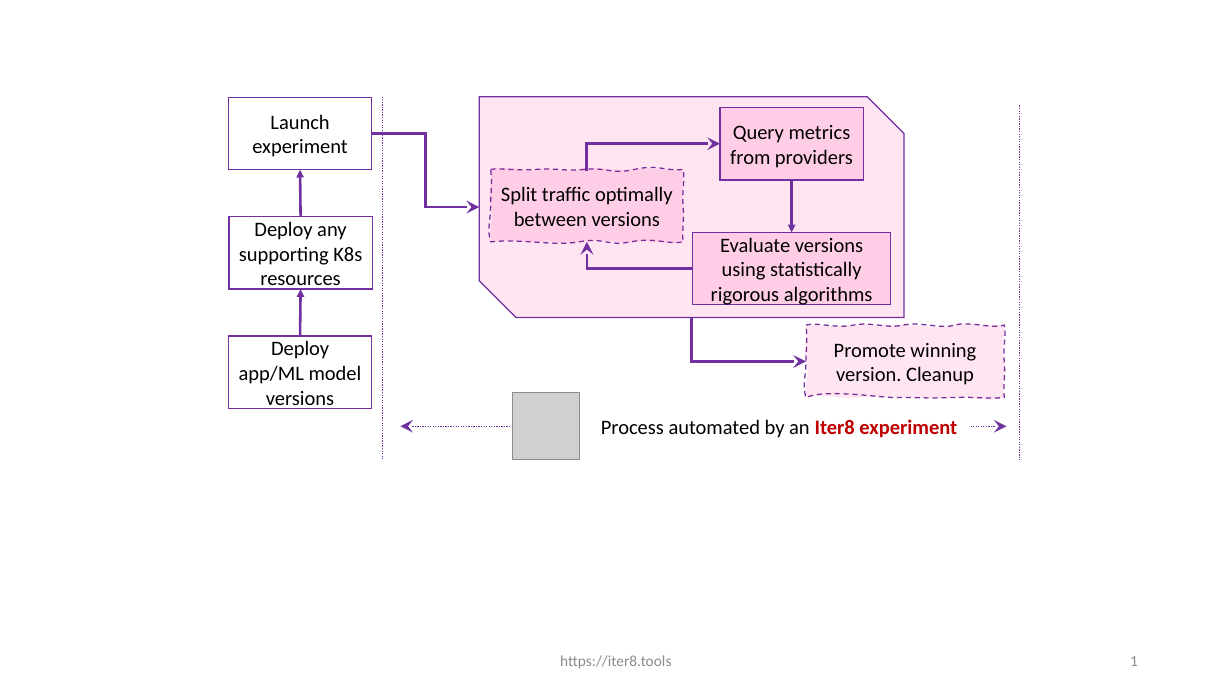
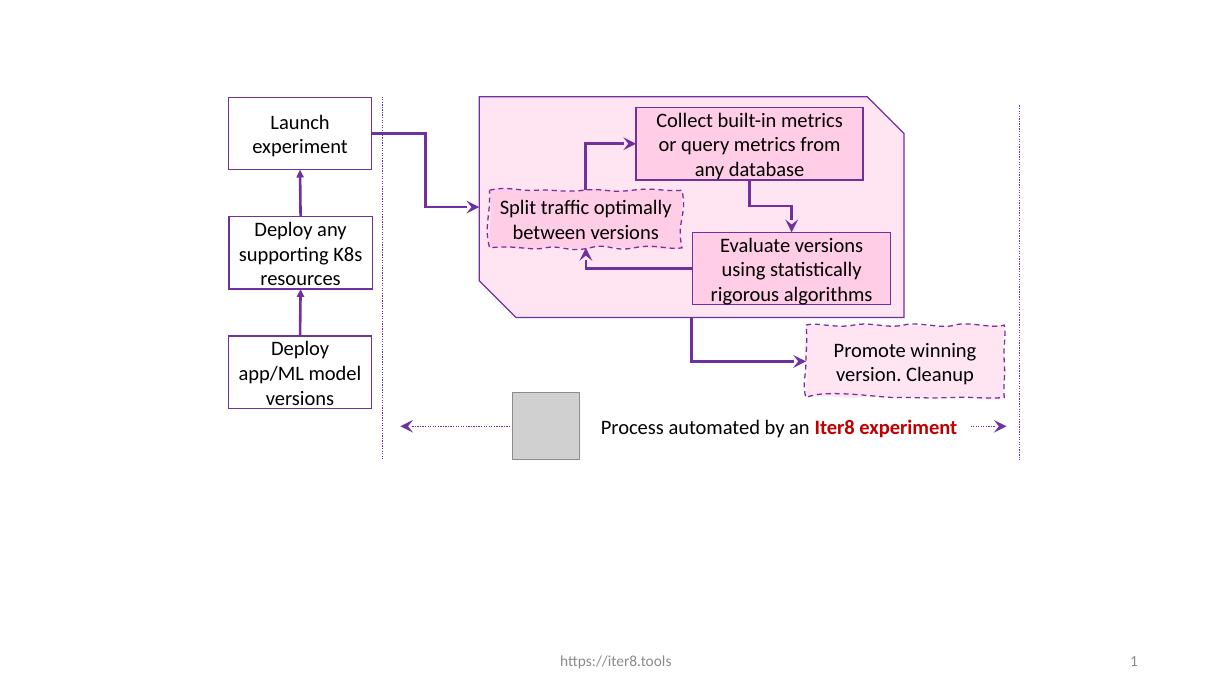
Before and after one commit to iter8-tools/iter8, a slide deck: slide 1 of mkdocs/docs/images/src/what-is-iter8.pptx. Drawn at 1232x693 pixels with LibreOffice and Linux fonts; fonts in the diff are those of the drawing; grey boxes stand for pictures. Boxes give left, top, right and bottom in pixels: in the first picture for what was removed or moved away, otherwise in the second. Text is boxed around its words. In the diff, an @@ line names an element or a change of style, - is before the commit and + after.

Commit message:
built in metrics

```diff
--- a/mkdocs/docs/images/src/what-is-iter8.pptx
+++ b/mkdocs/docs/images/src/what-is-iter8.pptx
@@ rectangle "Collect built-in metrics or query ...": place and size @@
-rectangle "Collect built-in metrics or query ..." at box(720, 107, 863, 179)
+rectangle "Collect built-in metrics or query ..." at box(637, 107, 864, 179)
@@ text in rectangle at box(656, 112, 843, 182): text changed @@
-Query metrics from providers
+Collect built-in metrics or query metrics from any database
@@ elbow arrow moved from (587, 169) - (720, 144) to (586, 190) - (637, 144) @@
@@ freeform shape "Split traffic optimally between versions": place and size @@
-freeform shape "Split traffic optimally between versions" at box(491, 169, 683, 241)
+freeform shape "Split traffic optimally between versions" at box(490, 190, 682, 248)
@@ elbow arrow added from (750, 180) to (792, 232), #7030A0 2 pt @@
@@ arrow removed from (792, 180) to (792, 232) @@
@@ elbow arrow moved from (692, 269) - (587, 242) to (692, 269) - (586, 248) @@
```
Also in this commit, not shown: 12 other files.
